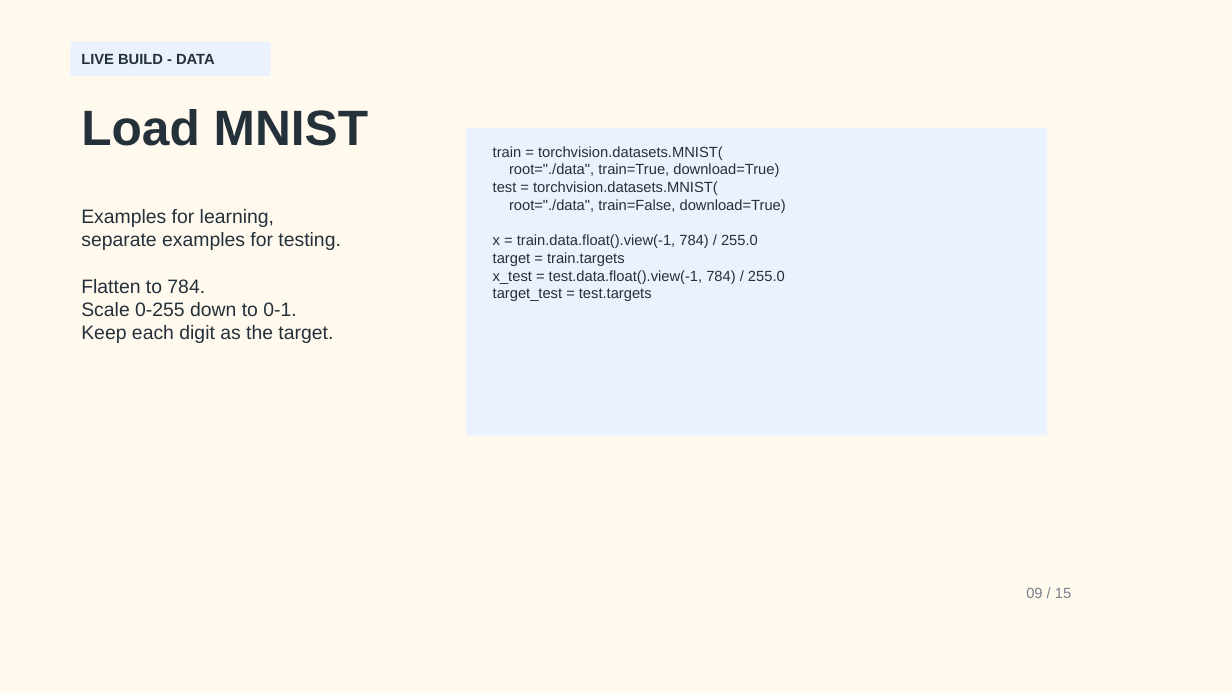
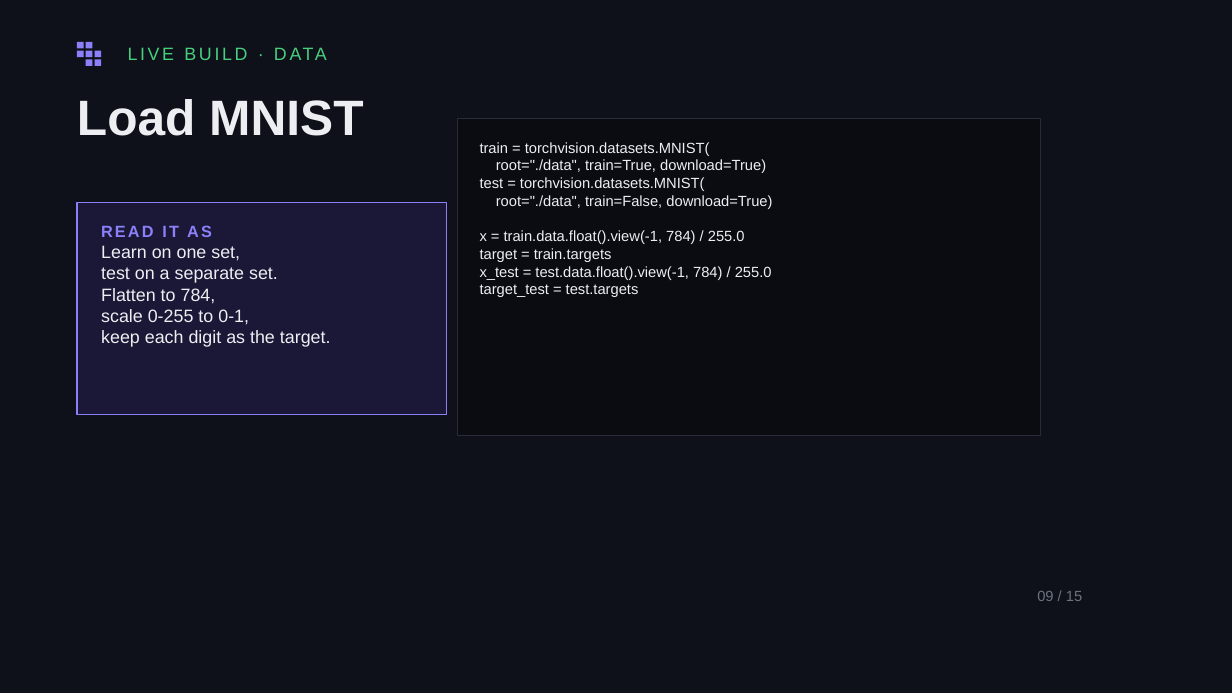
Before and after one commit to uh-pcs/Workshop3, a slide deck: slide 9 of slides/pcs-workshop-intro.pptx. Drawn at 1232x693 pixels with LibreOffice and Linux fonts; fonts in the diff are those of the drawing. Boxes give left, top, right and bottom in pixels: in the first picture for what was removed or moved away, otherwise in the second. Text is boxed around its words. In the diff, an @@ line names an element or a change of style, - is before the commit and + after.

```diff
--- a/slides/pcs-workshop-intro.pptx
+++ b/slides/pcs-workshop-intro.pptx
@@ background #FFF9EE to #0E1119 @@
@@ rectangle removed at [70, 41, 271, 76] @@
@@ rectangle added at [77, 41, 84, 48], fill #8B80F9 @@
@@ rectangle added at [77, 50, 84, 57], fill #8B80F9 @@
@@ rectangle added at [86, 41, 93, 48], fill #8B80F9 @@
@@ rectangle added at [86, 50, 93, 57], fill #8B80F9 @@
@@ rectangle added at [86, 59, 93, 66], fill #8B80F9 @@
@@ rectangle added at [95, 50, 102, 57], fill #8B80F9 @@
@@ rectangle added at [95, 59, 102, 66], fill #8B80F9 @@
@@ text "Load MNIST" at [77, 99, 363, 136]: text colour #24303A to #ECEEF2 @@
@@ text "Load MNIST": place and size @@
-text "Load MNIST" at [81, 109, 368, 146]
+text "Load MNIST" at [77, 99, 363, 136]
@@ rectangle: place and size @@
-rectangle at [466, 127, 1048, 436]
+rectangle at [457, 119, 1041, 435]
@@ rectangle at [457, 119, 1041, 435]: fill #EAF2FF to #0A0C12; outline none to #272C38 0.74 pt @@
@@ text "train = torchvision.datasets.MNIST(" at [480, 142, 772, 297]: text colour #24303A to #ECEEF2 @@
@@ text at [496, 159, 581, 172]: text changed; size 9.5 to 11.5 pt; text colour #24303A to #46D07E; bold off @@
-LIVE BUILD - DATA
+LIVE BUILD · DATA
@@ rectangle added at [77, 202, 447, 415], fill #1A1836, outline #8B80F9 0.85 pt @@
@@ text at [101, 225, 331, 347]: text changed; size 12.5 to 11.5 pt; text colour #24303A to #ECEEF2 @@
-Examples for learning,
-separate examples for testing.
-Flatten to 784.
-Scale 0-255 down to 0-1.
-Keep each digit as the target.
+READ IT AS
+Learn on one set,
+test on a separate set.
+Flatten to 784,
+scale 0-255 to 0-1,
+keep each digit as the target.
@@ text "09 / 15": place and size @@
-text "09 / 15" at [1026, 588, 1071, 598]
+text "09 / 15" at [1037, 591, 1082, 601]
@@ text "09 / 15" at [1037, 591, 1082, 601]: text colour #77808C to #6B7480 @@
```
Also in this commit, not shown: 14 other slides changed, 3 other files.
